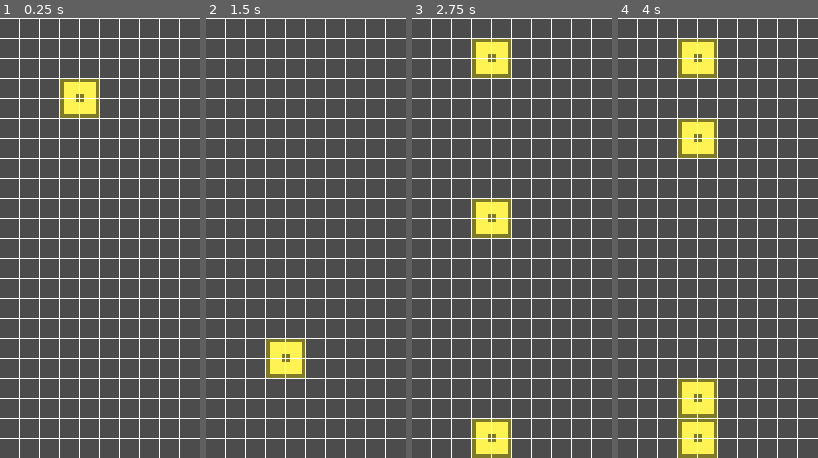
Above: before the commit, frames 1-4 (left to right).
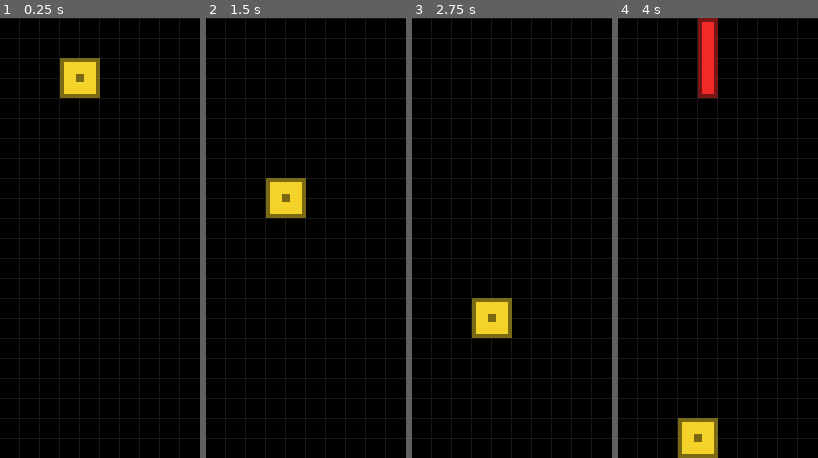
Above: after the commit, the same moments.

Repository: pablo-rr/Tetris
Game: Godot game, scene res://Scenes/Game.tscn
The game is run twice, just before and just after one commit, with the same random seed, the same clock (stepped at 60 frames per second) and the same inputs.
Inputs:
- Up to frame 1 (0.25 s): no input
- Up to frame 2 (1.5 s): no input
- Up to frame 3 (2.75 s): no input
- Up to frame 4 (4 s): no input

The runs differ from the first frame. In frame 1, 100% of the frame differs, in the area x 0-100%, y 0-100%; in frame 2, 100%; in frame 3, 100%; in frame 4, 99%.

Commit message:
Fixing bugs
Signed-off-by: pablo-rr <pablorr2@gmail.com>

Diff:
--- a/Scenes/Game.tscn
+++ b/Scenes/Game.tscn
@@ -8,12 +8,15 @@
 	,preload(\"res://Scenes/Pieces/L.tscn\")
 	,preload(\"res://Scenes/Pieces/S.tscn\")
 	,preload(\"res://Scenes/Pieces/I.tscn\")
+	,preload(\"res://Scenes/Pieces/T.tscn\")
+	,preload(\"res://Scenes/Pieces/Z.tscn\")
+	,preload(\"res://Scenes/Pieces/iL.tscn\")
 ]
 
 onready var grid_size : Vector2 = Vector2(10, 22)
 onready var grid_cells : Array = []
 onready var grid_offset : int = 5
-onready var clock : float = 0.1
+onready var clock : float = 0.2
 onready var tick : float = 0.0
 
 var piece : Node2D
@@ -21,23 +24,28 @@
 
 # Called when the node enters the scene tree for the first time.
 func _ready() -> void:
-	add_piece(pieces[0])
+#	add_piece(pieces[0])
+	add_random_piece()
 	setup_grid_cells()
 
 func _process(delta: float) -> void:
 	move_piece(delta)
 
 func _input(event: InputEvent) -> void:
-	if(event.is_action_pressed(\"ui_left\")):
+	if(event.is_action_pressed(\"ui_left\") and !is_piece_on_left_border()):
 		piece.position.x -= grid_offset
-	elif(event.is_action_pressed(\"ui_right\")):
+	elif(event.is_action_pressed(\"ui_right\") and !is_piece_on_right_border()):
 		piece.position.x += grid_offset
+	elif(event.is_action_pressed(\"ui_up\")):
+		piece.rotation_degrees += 90
+		position_piece_between_borders()
+
 
 func _draw() -> void:
 	for x in range(0, grid_size.x):
-		draw_line(Vector2(x*grid_offset, 0), Vector2(x*grid_offset, grid_size.y*grid_offset), Color.white, 1, false)
+		draw_line(Vector2(x*grid_offset, 0), Vector2(x*grid_offset, grid_size.y*grid_offset), Color(0.1, 0.1, 0.1), 1, false)
 	for y in range(0, grid_size.y):
-		draw_line(Vector2(0, y*grid_offset), Vector2(grid_size.x*grid_offset, y*grid_offset), Color.white)
+		draw_line(Vector2(0, y*grid_offset), Vector2(grid_size.x*grid_offset, y*grid_offset), Color(0.1, 0.1, 0.1), 1, false)
 
 func setup_grid_cells() -> void:
 	for y in grid_size.y:
@@ -53,11 +61,38 @@
 		var grid_cell_y : Array = grid_cells[cell.y -1]
 		grid_cell_y[cell.x -1] = 2
 
+	print_grid_cells()
+	print(\"\")
+
 func print_grid_cells() -> void:
 	for x in grid_cells:
 		print(x)
 	print(\"------------------------------------------------------\")
 
+func position_piece_between_borders() -> void:
+	var distance : int = 0
+	for block in piece.get_children():
+		if(map_to_grid_cell(block.global_position).x < 1):
+			distance += 1
+		elif(map_to_grid_cell(block.global_position).x > grid_size.x):
+			distance -= 1
+
+	piece.position.x += distance * grid_offset
+
+
+func is_piece_on_left_border() -> bool:
+	for block in piece.get_children():
+		if(map_to_grid_cell(block.global_position).x <= 1):
+			return true
+
+	return false
+
+func is_piece_on_right_border() -> bool:
+	for block in piece.get_children():
+		if(map_to_grid_cell(block.global_position).x >= grid_size.x):
+			return true
+
+	return false
 
 func is_next_vertical_cell_free(position : Vector2) -> bool:
 	if(position.y > grid_size.y):
@@ -81,9 +116,10 @@
 			for x in grid_cells[y].size():
 				for piece in placed_pieces:
 					for child in piece.get_children():
-						if(map_to_grid_cell(child.global_position) == Vector2(x, y)):
+						if(child.global_position - Vector2(2.5, 2.5) == grid_cell_to_map(Vector2(x, y))):
 							child.queue_free()
-							grid_cells[y][x] = 0
+				grid_cells[y][x] = 0
+	print_grid_cells()
 
 
 
@@ -92,6 +128,7 @@
 	tick += delta
 	if(tick >= clock):
 		tick = 0.0
+		print_grid_cells()
 		if(piece != null):
 			piece.position.y += grid_offset
 			for block in piece.get_children():
@@ -101,7 +138,9 @@
 			if(position.y >= grid_size.y or !is_next_vertical_cell_free(position)):
 				anchor_piece(positions)
 				check_tetris()
-				add_piece(pieces[0])
+				add_random_piece()
+#				add_piece(pieces[0])
+				return
 
 func grid_cell_to_map(position : Vector2) -> Vector2:
 	return position * 5
--- a/Scenes/Pieces/I.tscn
+++ b/Scenes/Pieces/I.tscn
@@ -4,8 +4,7 @@
 [ext_resource path="res://Art/Sprites/End.png" type="Texture" id=2]
 
 [node name="I" type="Node2D"]
-modulate = Color( 0.917647, 0.266667, 0.266667, 1 )
-z_index = -1
+modulate = Color( 0.945098, 0.164706, 0.164706, 1 )
 
 [node name="Sprite" type="Sprite" parent="."]
 position = Vector2( 2.5, -7.5 )
--- a/Scenes/Pieces/L.tscn
+++ b/Scenes/Pieces/L.tscn
@@ -6,7 +6,6 @@
 
 [node name="L" type="Node2D"]
 modulate = Color( 1, 0.584314, 0.0509804, 1 )
-z_index = -1
 
 [node name="Sprite" type="Sprite" parent="."]
 position = Vector2( -2.5, 2.5 )
--- a/Scenes/Pieces/O.tscn
+++ b/Scenes/Pieces/O.tscn
@@ -3,12 +3,10 @@
 [ext_resource path="res://Art/Sprites/Corner.png" type="Texture" id=1]
 
 [node name="O" type="Node2D"]
-modulate = Color( 1, 0.956863, 0.333333, 1 )
-z_index = -1
+modulate = Color( 0.956863, 0.831373, 0.164706, 1 )
 
 [node name="Sprite" type="Sprite" parent="."]
 position = Vector2( -2.5, 2.5 )
-z_index = -1
 texture = ExtResource( 1 )
 
 [node name="Sprite2" type="Sprite" parent="."]
--- a/Scenes/Pieces/S.tscn
+++ b/Scenes/Pieces/S.tscn
@@ -4,8 +4,7 @@
 [ext_resource path="res://Art/Sprites/End.png" type="Texture" id=2]
 
 [node name="S" type="Node2D"]
-modulate = Color( 0.482353, 1, 0.270588, 1 )
-z_index = -1
+modulate = Color( 0.392157, 0.956863, 0.160784, 1 )
 
 [node name="Sprite" type="Sprite" parent="."]
 position = Vector2( -2.5, 2.5 )
--- /dev/null
+++ b/Scenes/Pieces/T.tscn
@@ -0,0 +1,25 @@
+[gd_scene load_steps=3 format=2]
+
+[ext_resource path="res://Art/Sprites/End.png" type="Texture" id=1]
+[ext_resource path="res://Art/Sprites/SideT.png" type="Texture" id=2]
+
+[node name="T" type="Node2D"]
+modulate = Color( 0.803922, 0.317647, 0.886275, 1 )
+
+[node name="Sprite" type="Sprite" parent="."]
+position = Vector2( -2.5, 2.5 )
+texture = ExtResource( 2 )
+
+[node name="Sprite2" type="Sprite" parent="."]
+position = Vector2( -7.5, 2.5 )
+rotation = 3.14159
+texture = ExtResource( 1 )
+
+[node name="Sprite3" type="Sprite" parent="."]
+position = Vector2( 2.5, 2.5 )
+texture = ExtResource( 1 )
+
+[node name="Sprite4" type="Sprite" parent="."]
+position = Vector2( -2.5, -2.5 )
+rotation = -1.57079
+texture = ExtResource( 1 )
--- /dev/null
+++ b/Scenes/Pieces/Z.tscn
@@ -0,0 +1,27 @@
+[gd_scene load_steps=3 format=2]
+
+[ext_resource path="res://Art/Sprites/End.png" type="Texture" id=1]
+[ext_resource path="res://Art/Sprites/Corner.png" type="Texture" id=2]
+
+[node name="Z" type="Node2D"]
+modulate = Color( 0.223529, 0.611765, 0.870588, 1 )
+
+[node name="Sprite" type="Sprite" parent="."]
+position = Vector2( 2.50001, -2.49999 )
+rotation = -1.57079
+texture = ExtResource( 1 )
+
+[node name="Sprite2" type="Sprite" parent="."]
+position = Vector2( -2.49999, 2.50001 )
+rotation = 1.57079
+texture = ExtResource( 2 )
+
+[node name="Sprite3" type="Sprite" parent="."]
+position = Vector2( -2.5, 7.5 )
+rotation = 1.57079
+texture = ExtResource( 1 )
+
+[node name="Sprite4" type="Sprite" parent="."]
+position = Vector2( 2.5, 2.5 )
+rotation = -1.57079
+texture = ExtResource( 2 )
--- /dev/null
+++ b/Scenes/Pieces/iL.tscn
@@ -0,0 +1,28 @@
+[gd_scene load_steps=4 format=2]
+
+[ext_resource path="res://Art/Sprites/Double.png" type="Texture" id=1]
+[ext_resource path="res://Art/Sprites/End.png" type="Texture" id=2]
+[ext_resource path="res://Art/Sprites/Corner.png" type="Texture" id=3]
+
+[node name="iL" type="Node2D"]
+modulate = Color( 0.235294, 0.180392, 0.901961, 1 )
+
+[node name="Sprite" type="Sprite" parent="."]
+position = Vector2( 2.50001, 2.50001 )
+rotation = -1.57079
+texture = ExtResource( 3 )
+
+[node name="Sprite2" type="Sprite" parent="."]
+position = Vector2( 2.50001, -2.49999 )
+rotation = 1.57079
+texture = ExtResource( 1 )
+
+[node name="Sprite3" type="Sprite" parent="."]
+position = Vector2( -2.49999, 2.50001 )
+rotation = -3.14159
+texture = ExtResource( 2 )
+
+[node name="Sprite4" type="Sprite" parent="."]
+position = Vector2( 2.5, -7.5 )
+rotation = -1.57079
+texture = ExtResource( 2 )
--- a/project.godot
+++ b/project.godot
@@ -18,8 +18,8 @@
 
 window/size/width=50
 window/size/height=110
-window/size/test_width=30
-window/size/test_height=30
+window/size/test_width=300
+window/size/test_height=660
 window/stretch/mode="2d"
 window/stretch/aspect="keep"
 
@@ -57,4 +57,5 @@
 
 [rendering]
 
+environment/default_clear_color=Color( 0, 0, 0, 1 )
 environment/default_environment="res://default_env.tres"
Binary file added: Art/Sprites/SideT.png
Not shown, added: Art/Sprites/SideT.png.import
